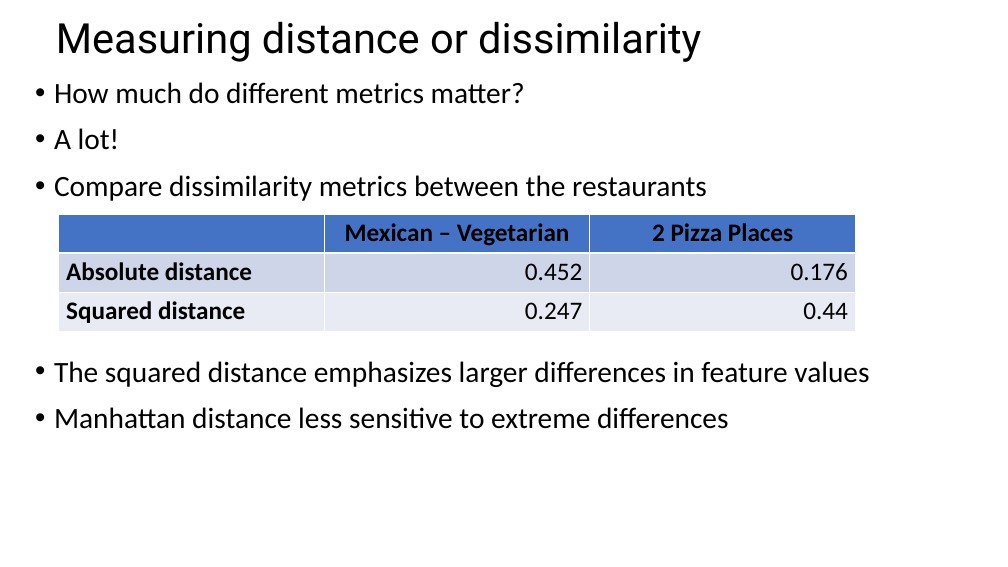
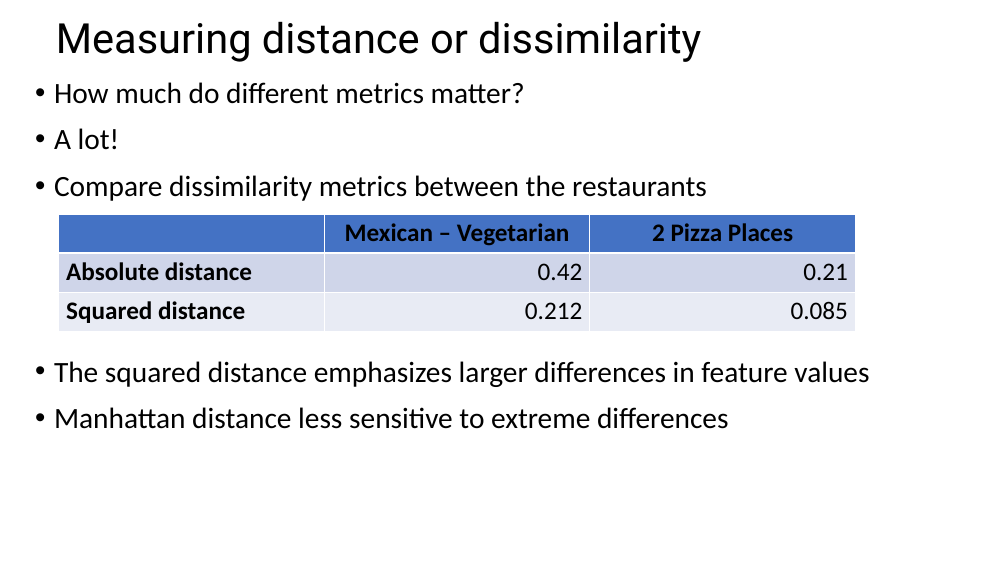
Before and after one commit to StephenElston/CSCI-E-108, a slide deck: slide 20 of slides/4_DistanceAndSimilarityMeasures.pptx. Drawn at 1008x567 pixels with LibreOffice and Linux fonts; fonts in the diff are those of the drawing. Boxes give left, top, right and bottom in pixels: in the first picture for what was removed or moved away, otherwise in the second. Text is boxed around its words. In the diff, an @@ line names an element or a change of style, - is before the commit and + after.

```diff
--- a/slides/4_DistanceAndSimilarityMeasures.pptx
+++ b/slides/4_DistanceAndSimilarityMeasures.pptx
@@ table at [59, 214, 855, 331] @@
-row 2, column 2: 0.452
+row 2, column 2: 0.42
-row 2, column 3: 0.176
+row 2, column 3: 0.21
-row 3, column 2: 0.247
+row 3, column 2: 0.212
-row 3, column 3: 0.44
+row 3, column 3: 0.085
```
Also in this commit, not shown: 6 other slides changed.
